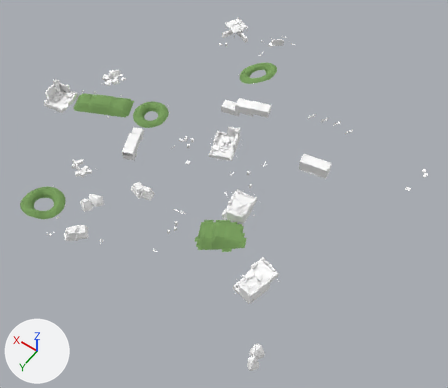
An edit to the glTF model assets/models/outdoor/outdoor_13.glb, drawn before and after from the same camera.
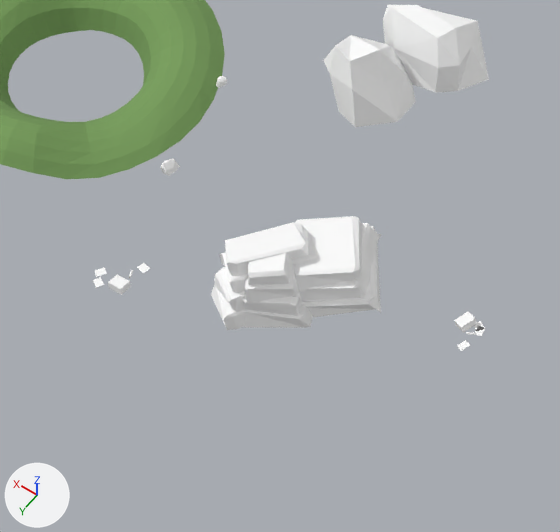
Old and new are each drawn whole from a camera (50 mm lens) standing at (-55.1, 80.4, 107.0) and looking at (-4.2, 9.2, -4.9) and again close up on the part from 7% to 26% of the width and 50% to 70% of the height. Lighting does not change. The marker at lower left points along +X, +Y and +Z. The last two pictures show the newer version. Vertices at exactly the same position are counted once.

The older version as bpy lines, for what is in view:
```python
me_gas_station_town = bpy.data.meshes.new('gas_station_town')
me_gas_station_town.from_pydata(...)  # 12369 vertices, 18286 faces; spans x -40.3..46.3, y -40.7..42.7, z -1.9..9.2
# faces by material slot: [15842, 2444]
me_gas_station_town.materials.append(mat_kit_atlas)  # white #ffffff
me_gas_station_town.materials.append(mat_ground)  # picture img_kit_dbr_ground
ob_gas_station_town = bpy.data.objects.new('gas_station_town', me_gas_station_town)
ob_gas_station_town.location = (0.0, 0.0, 0.0)
```
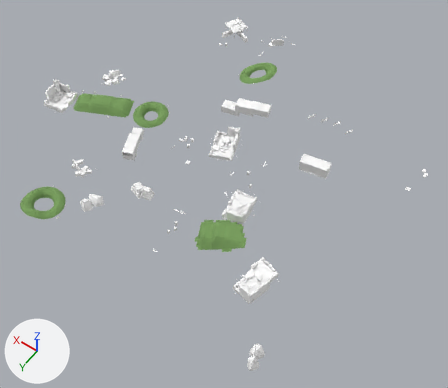
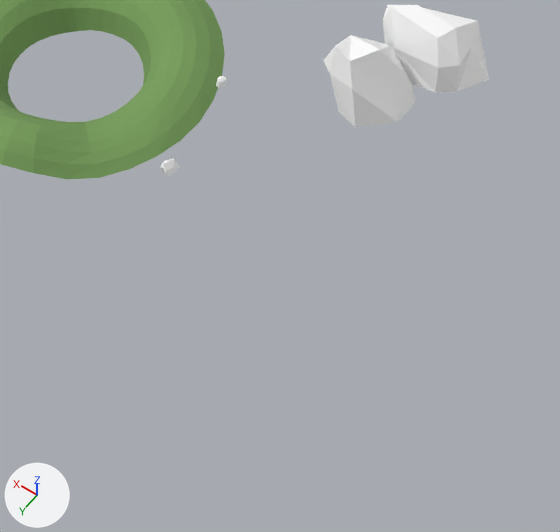
Diff of the bpy script that builds the scene:
```diff
--- a/assets/models/outdoor/outdoor_13.glb.py
+++ b/assets/models/outdoor/outdoor_13.glb.py
@@ me_gas_station_town @@
 # used by ob_gas_station_town; location = (0.0, 0.0, 0.0)
-me_gas_station_town.from_pydata(...)  # 12369 vertices, 18286 faces; spans x -40.3..46.3, y -40.7..42.7, z -1.9..9.2
+me_gas_station_town.from_pydata(...)  # 12061 vertices, 17820 faces; spans x -40.3..46.3, y -40.7..42.7, z -1.9..9.2
+# me_gas_station_town part 1: 21 loose pieces with 308 vertices, spanning x 6.5..17.3, y 36.1..42.7, z -0.1..2.6, are deleted
+# other edits to the shape of me_gas_station_town do not show in these pictures
 me_gas_station_town.materials.append(mat_kit_atlas)
```

What differs and where, as boxes [x1, y1, x2, y2] in the close-ups (560 x 532 px):
'gas_station_town', reshaped
    before: [0, 0, 489, 351]
    after: [0, 0, 489, 179]
part 1 of me_gas_station_town, deleted
    before: [93, 216, 485, 351]
